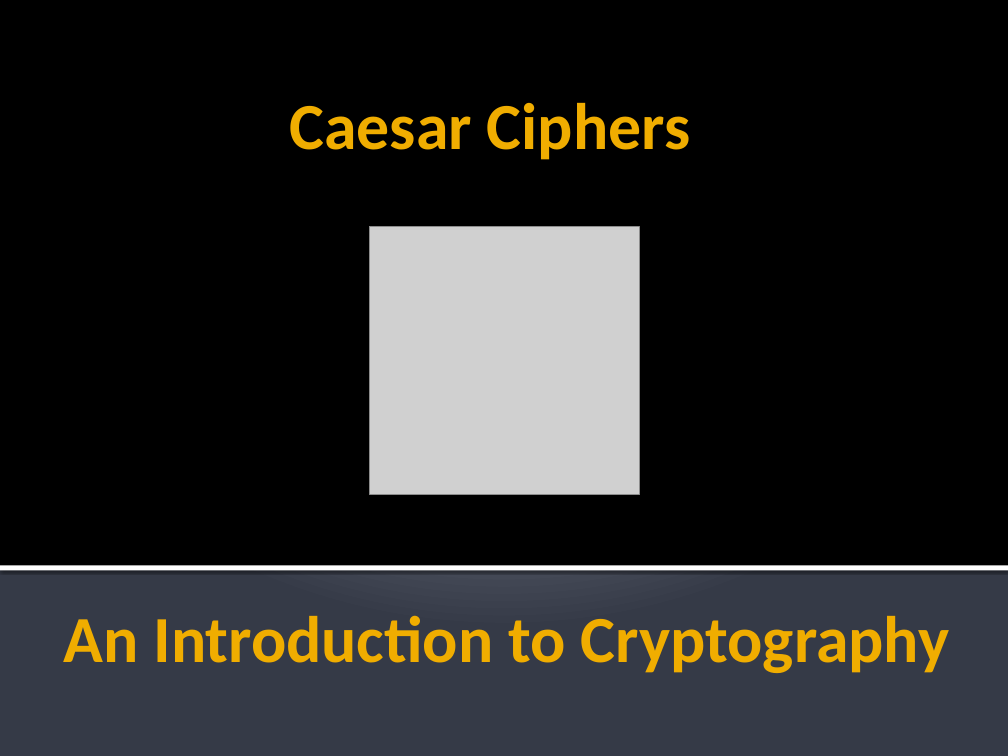
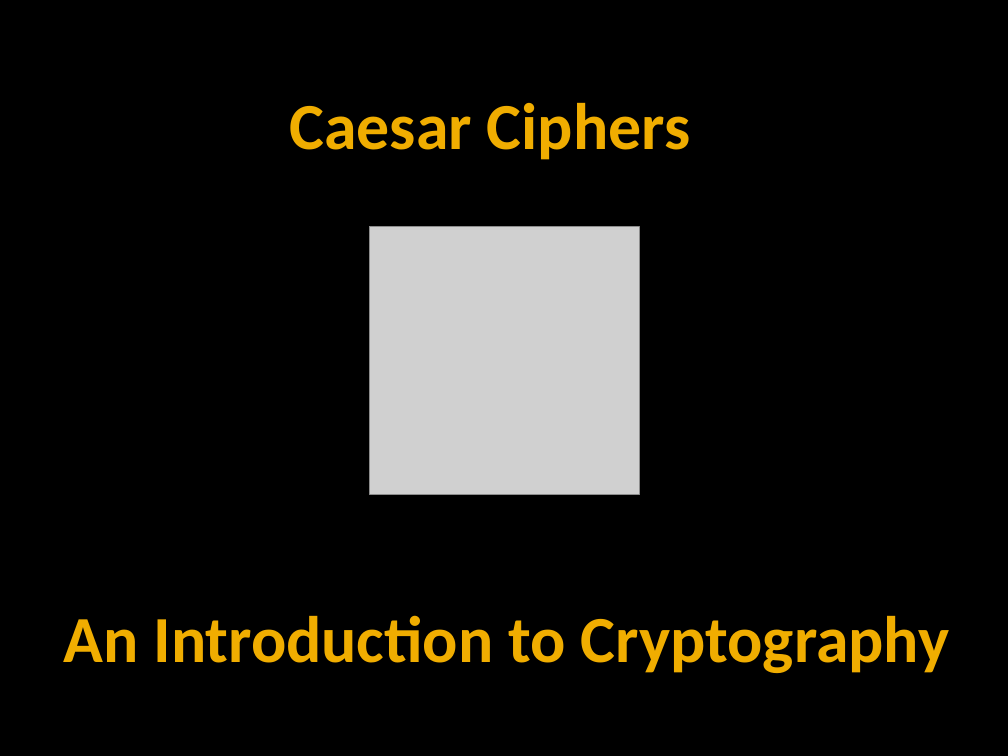
Before and after one commit to primusr/Notes, a slide deck: slide 1 of IT8/Caesar Ciphers Powerpoint.pptx. Drawn at 1008x756 pixels with LibreOffice and Linux fonts; fonts in the diff are those of the drawing; grey boxes stand for pictures; background and template pictures are left out. Boxes give left, top, right and bottom in pixels: in the first picture for what was removed or moved away, otherwise in the second. Text is boxed around its words. In the diff, an @@ line names an element or a change of style, - is before the commit and + after.

```diff
--- a/IT8/Caesar Ciphers Powerpoint.pptx
+++ b/IT8/Caesar Ciphers Powerpoint.pptx
@@ background gradient #C1C5D3 to #BFC4D2 to #353B47 to picture (left out) @@
@@ rectangle removed at <box>0,0,1008,566</box> @@
@@ rectangle removed at <box>0,565,1008,571</box> @@
```
Also in this commit, not shown: 20 other slides changed, 2 other files.
